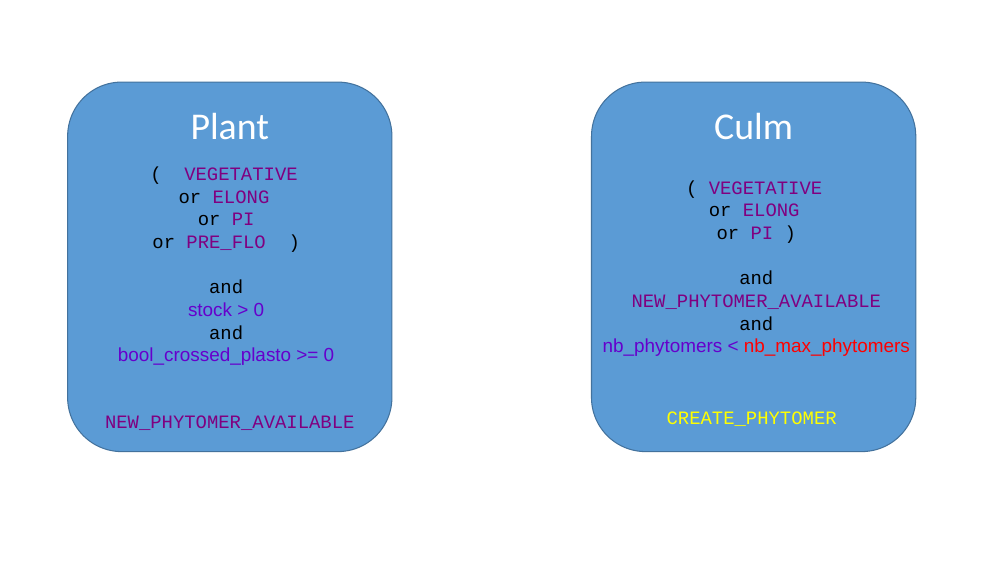
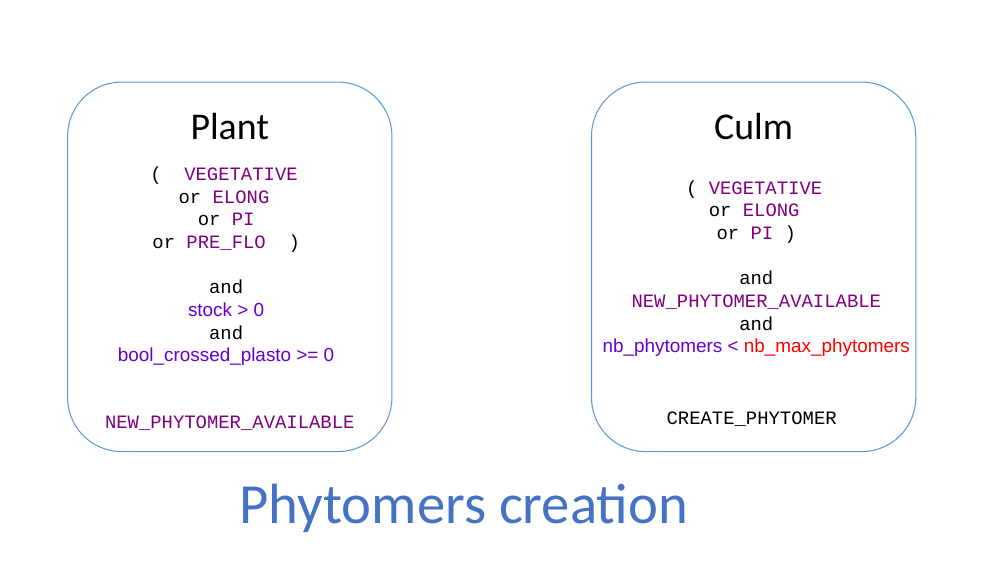
Before and after one commit to PAMDeveloper/Ecomeristem_2, a slide deck: slide 5 of doc/Phenology.pptx. Drawn at 1008x567 pixels with LibreOffice and Linux fonts; fonts in the diff are those of the drawing. Boxes give left, top, right and bottom in pixels: in the first picture for what was removed or moved away, otherwise in the second. Text is boxed around its words. In the diff, an @@ line names an element or a change of style, - is before the commit and + after.

```diff
--- a/doc/Phenology.pptx
+++ b/doc/Phenology.pptx
@@ rounded rectangle "Plant" at <box>67,82,392,452</box>: text colour #FFFFFF to #000000; fill #5B9BD5 to #FFFFFF; outline #43739E 1 pt to #5B9BD5 1 pt @@
@@ rounded rectangle "Culm" at <box>591,82,916,452</box>: text colour #FFFFFF to #000000; fill #5B9BD5 to #FFFFFF; outline #43739E 1 pt to #5B9BD5 1 pt @@
@@ text "CREATE_PHYTOMER" at <box>667,411,837,426</box>: text colour #FFFF00 to #000000 @@
@@ text added at <box>240,483,688,532</box>, 54 pt, text gradient #203864 to #4472C4 to #8FAADC @@
+Phytomers creation
```
Also in this commit, not shown: 1 other slide changed.
